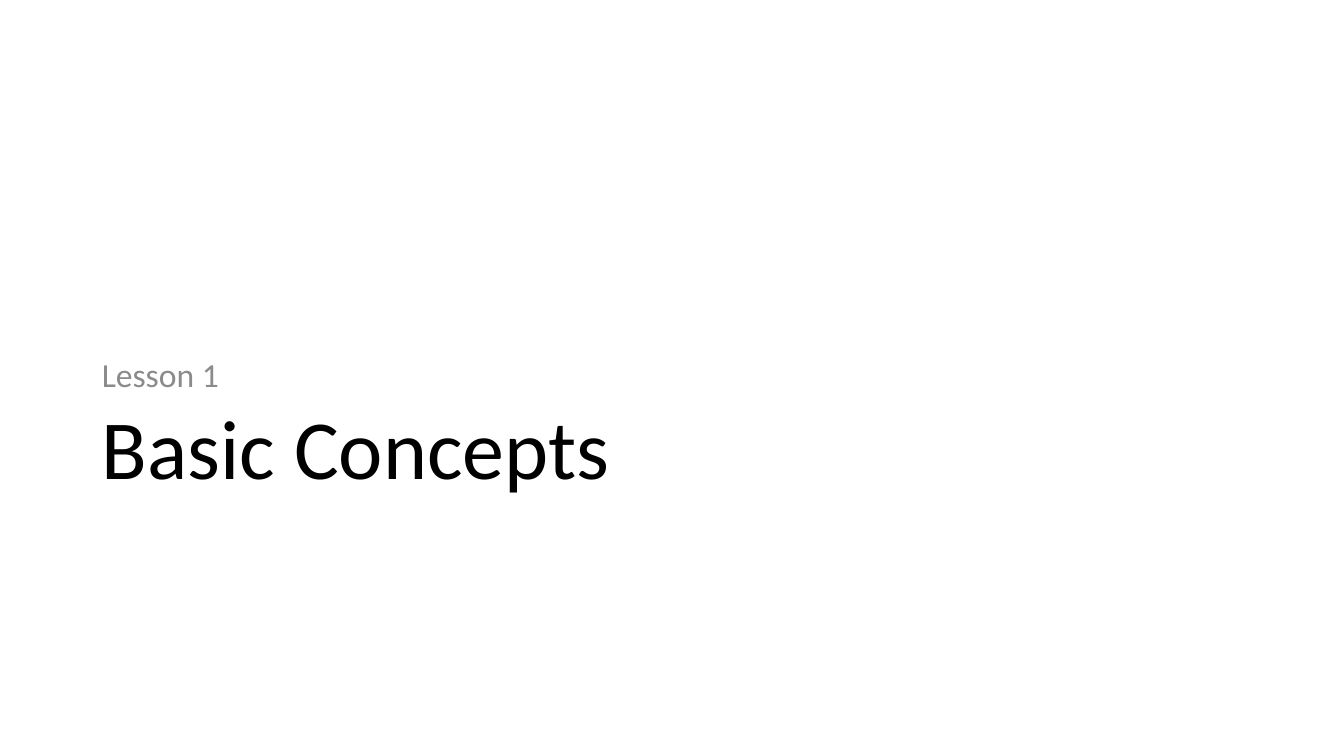
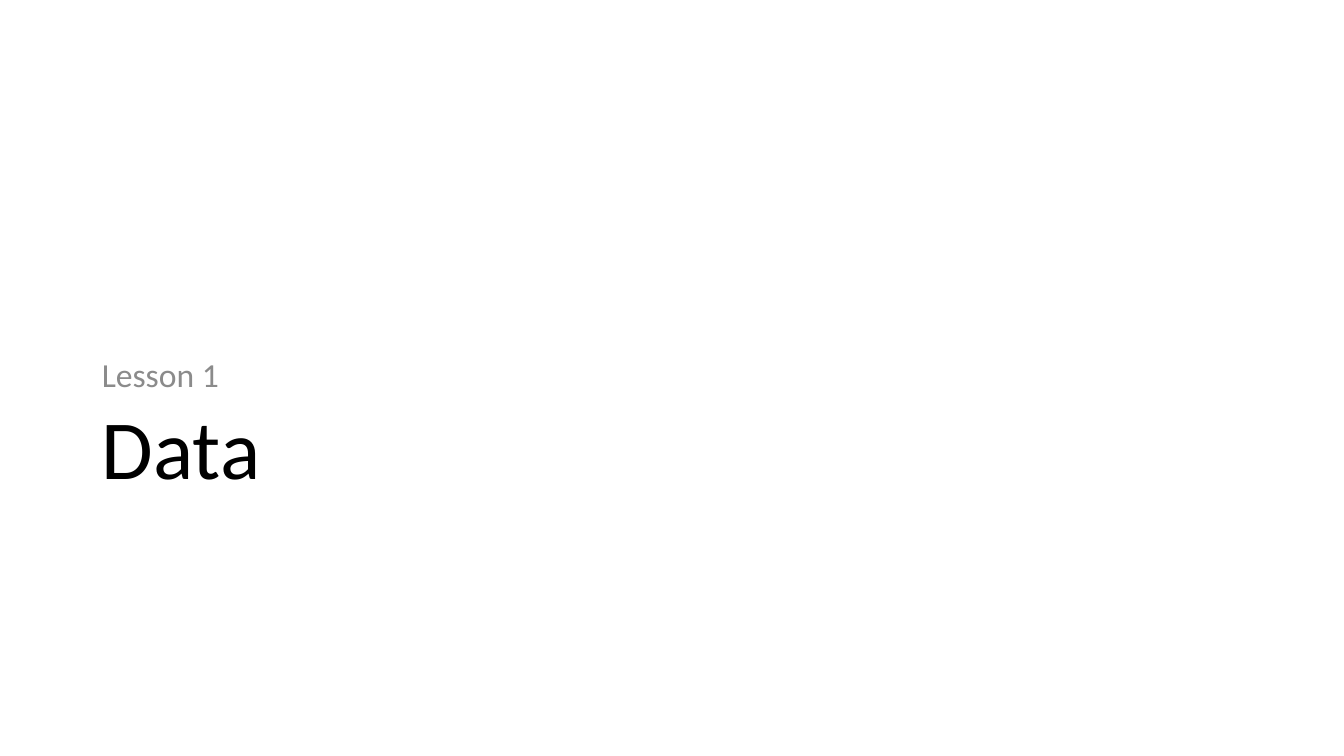
Before and after one commit to PHPEmbark/curriculum, a slide deck: slide 2 of course/1 - Basic Programming/Basic Programming.pptx (slide 6 before the commit). Drawn at 1344x756 pixels with LibreOffice and Linux fonts; fonts in the diff are those of the drawing. Boxes give left, top, right and bottom in pixels: in the first picture for what was removed or moved away, otherwise in the second. Text is boxed around its words. In the diff, an @@ line names an element or a change of style, - is before the commit and + after.

```diff
--- a/course/1 - Basic Programming/Basic Programming.pptx
+++ b/course/1 - Basic Programming/Basic Programming.pptx
@@ title at (x1=102, y1=425, x2=261, y2=480): text changed @@
-Basic Concepts
+Data
```
Also in this commit, not shown: 7 other slides changed, 20 slides added, 3 slides removed.
